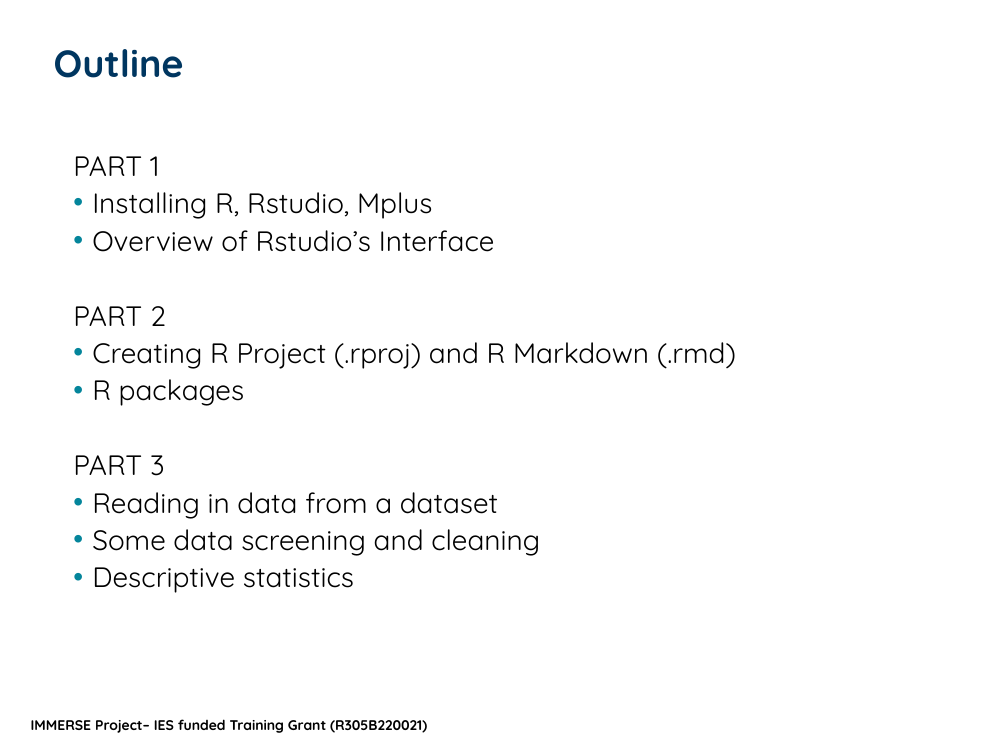
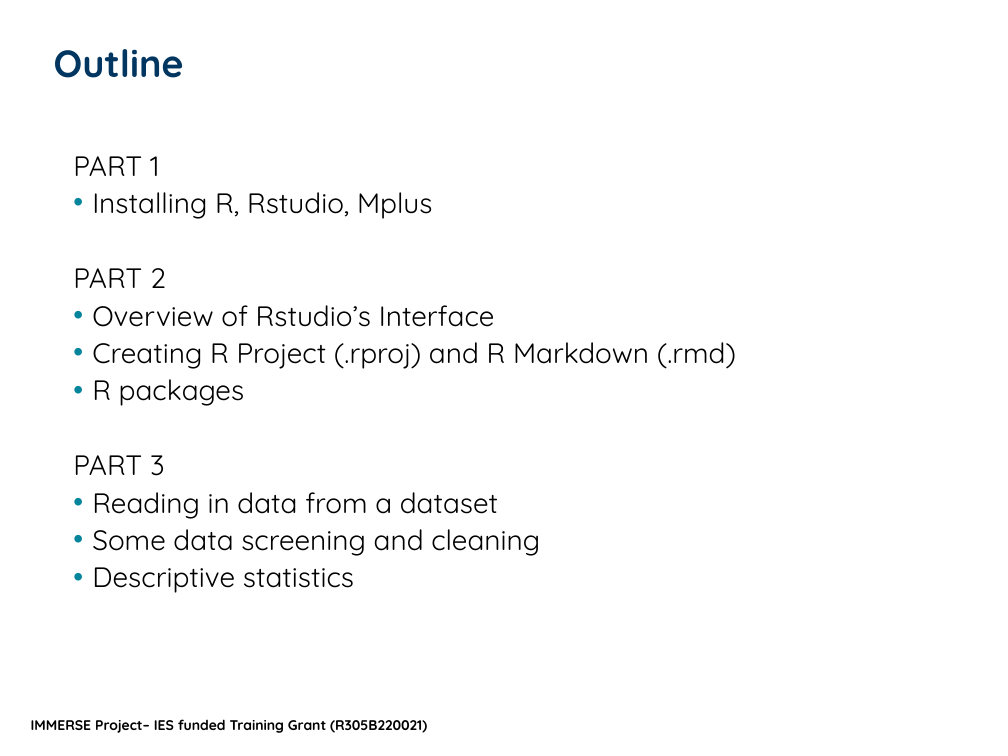
Before and after one commit to dinanajiarch/intro_to_rstudio, a slide deck: slide 3 of Introduction to R.pptx. Drawn at 1008x756 pixels with LibreOffice and Linux fonts; fonts in the diff are those of the drawing; background and template pictures are left out. Boxes give left, top, right and bottom in pixels: in the first picture for what was removed or moved away, otherwise in the second. Text is boxed around its words. In the diff, an @@ line names an element or a change of style, - is before the commit and + after.

Commit message:
Edited ppt

```diff
--- a/Introduction to R.pptx
+++ b/Introduction to R.pptx
@@ text at (73,268,166,288): paragraph added @@
+PART 2
@@ text at (73,306,166,326): paragraph removed @@
-PART 2
```
Also in this commit, not shown: 1 other slide changed.
